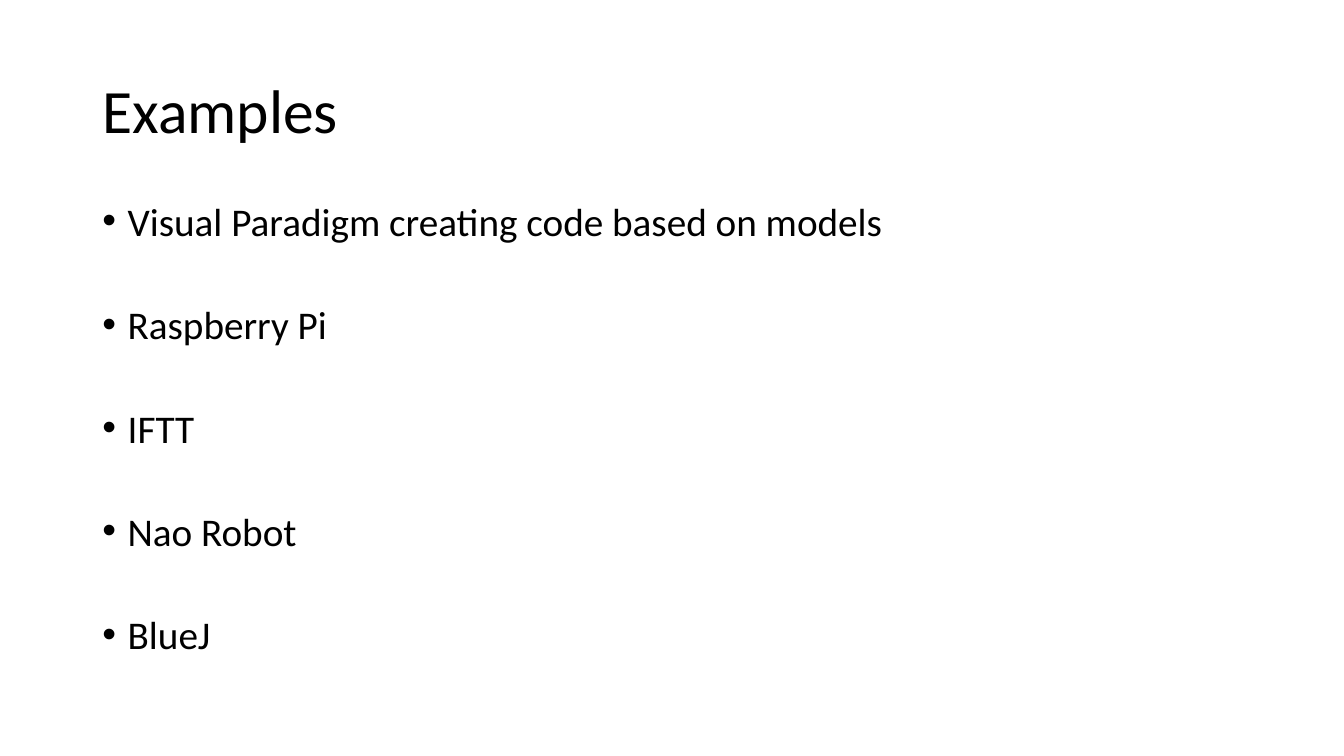
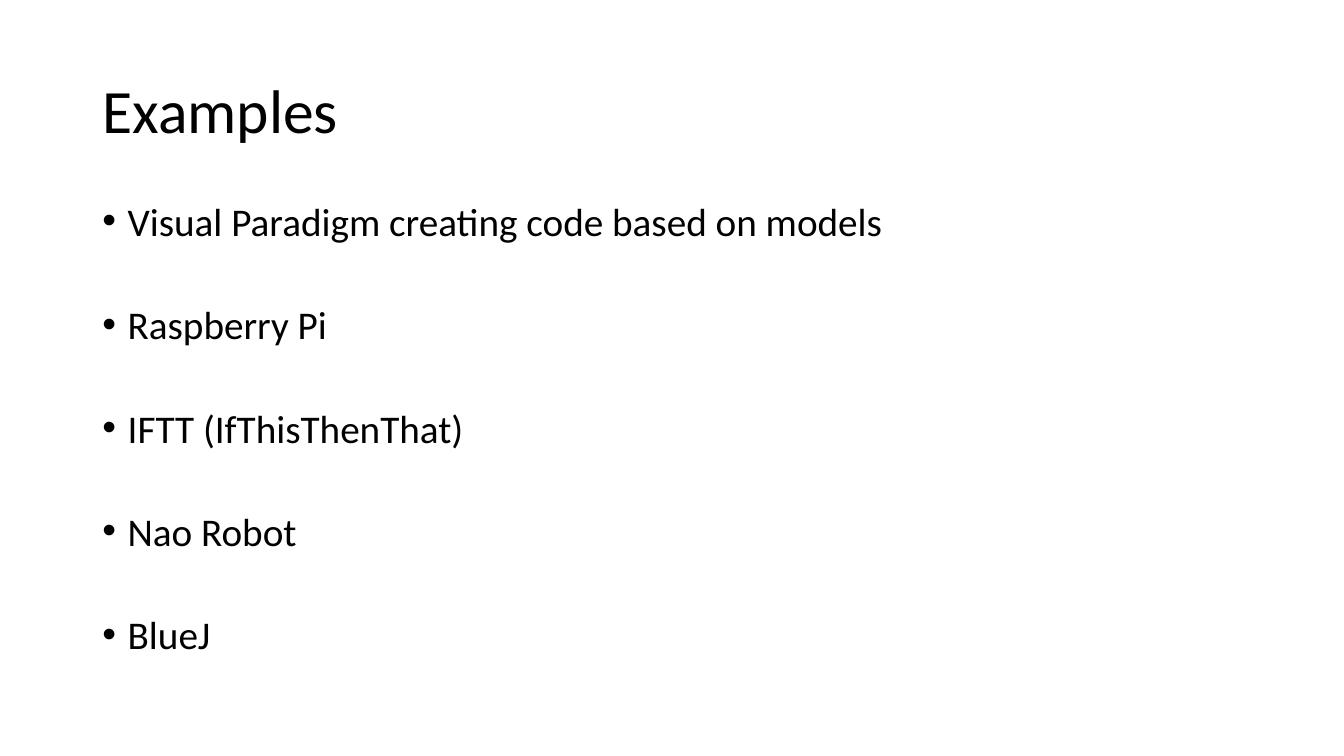
Before and after one commit to AgileBusinessAnalysis/08_TEAM, a slide deck: slide 13 of Team 08-Outcome.pptx (slide 12 before the commit). Drawn at 1344x756 pixels with LibreOffice and Linux fonts; fonts in the diff are those of the drawing. Boxes give left, top, right and bottom in pixels: in the first picture for what was removed or moved away, otherwise in the second. Text is boxed around its words. In the diff, an @@ line names an element or a change of style, - is before the commit and + after.

```diff
--- a/Team 08-Outcome.pptx
+++ b/Team 08-Outcome.pptx
@@ text at [128, 414, 463, 448]: text changed @@
-• IFTT
+• IFTT (IfThisThenThat)
```
Also in this commit, not shown: 3 other slides changed, 1 slide added, 2 other files.
